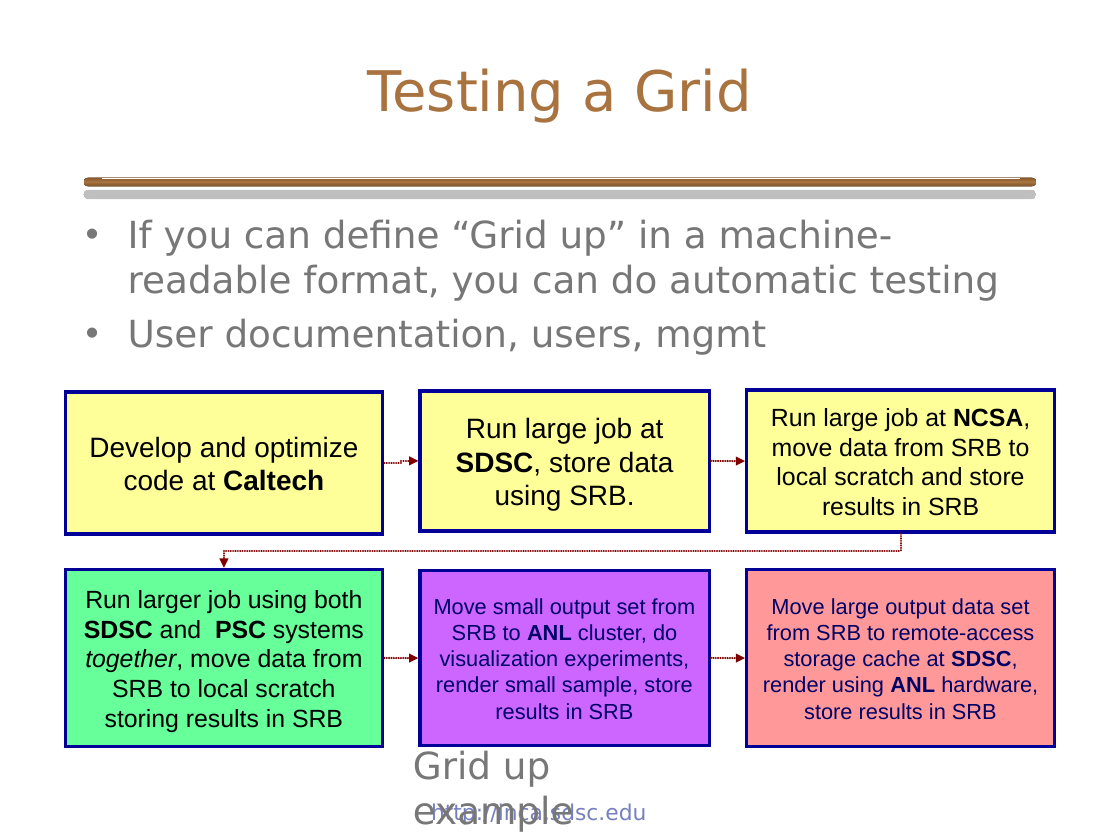
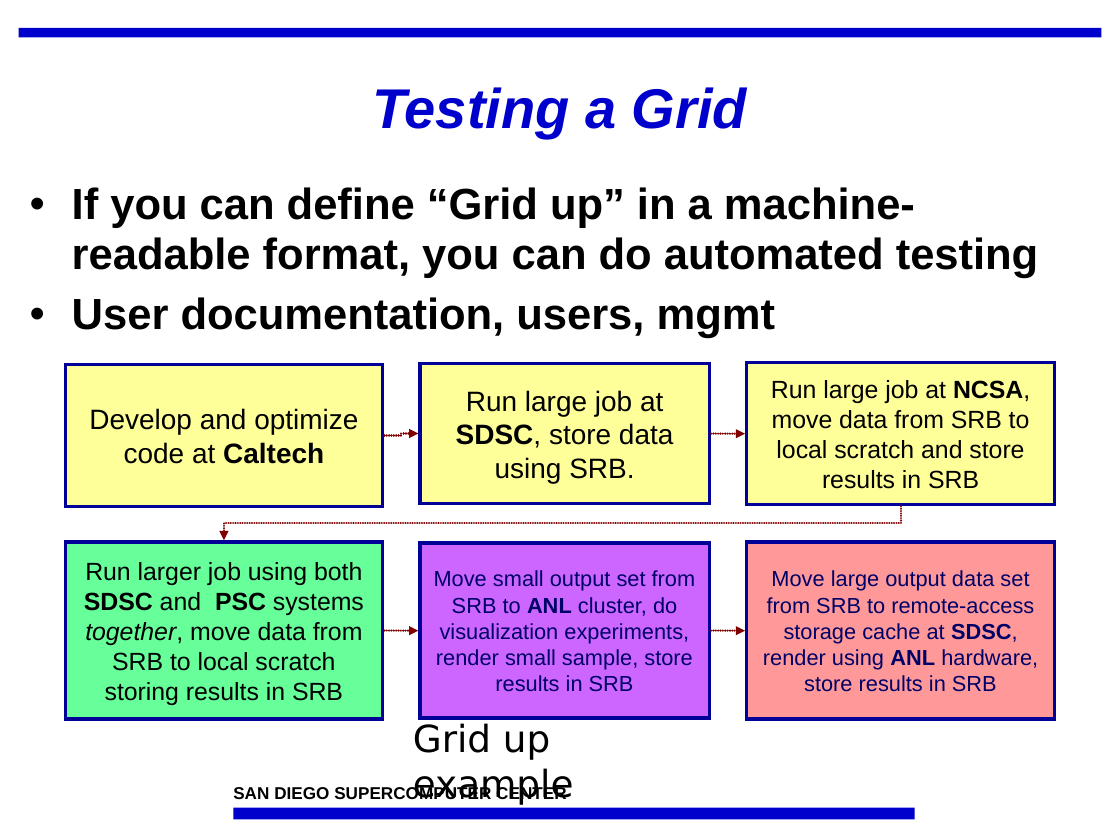
Before and after one commit to IncaProject/inca-xsede, a slide deck: slide 4 of talks/inca_sc05.ppt (slide 3 before the commit). Drawn at 1120x840 pixels with LibreOffice and Linux fonts; fonts in the diff are those of the drawing; background and template pictures are left out. Boxes give left, top, right and bottom in pixels: in the first picture for what was removed or moved away, otherwise in the second. Text is boxed around its words. In the diff, an @@ line names an element or a change of style, - is before the commit and + after.

```diff
--- a/talks/inca_sc05.ppt
+++ b/talks/inca_sc05.ppt
@@ rectangle added at bbox=[19, 28, 1102, 37], fill #0000CC @@
@@ title "Testing a Grid": place and size @@
-title "Testing a Grid" at bbox=[368, 68, 751, 122]
+title "Testing a Grid" at bbox=[373, 87, 747, 138]
@@ title "Testing a Grid" at bbox=[373, 87, 747, 138]: font DejaVu Sans to Arial, text colour #A8733E to #0000CC, bold on, italic on; line spacing 1 to 0.9 @@
@@ text "If you can define “Grid ...": place and size @@
-text "If you can define “Grid ..." at bbox=[128, 219, 999, 355]
+text "If you can define “Grid ..." at bbox=[72, 187, 1039, 338]
@@ rounded rectangle removed at bbox=[84, 177, 1036, 186] @@
@@ rounded rectangle removed at bbox=[102, 178, 1020, 179] @@
@@ text at bbox=[72, 187, 1039, 278]: text changed; size 24 to 28 pt; font DejaVu Sans to Arial; text colour #777777 to #000000; bold on @@
-• If you can define “Grid up” in a machine-readable format, you can do automatic testing
+• If you can define “Grid up” in a machine-readable format, you can do automated testing
@@ text at bbox=[72, 297, 775, 338]: size 24 to 28 pt, font DejaVu Sans to Arial, text colour #777777 to #000000, bold on in "User documentation, users, mgmt"; line spacing 1 to 0.95; more space between paragraphs; bullet colour #777777 to #000000 @@
@@ 2 elbow arrows, 1 text, 1 arrow: place and size @@
-2 elbow arrows, 1 text, 1 arrow at bbox=[224, 461, 900, 832]
+2 elbow arrows, 1 text, 1 arrow at bbox=[224, 433, 900, 805]
@@ 6 rectangles, 2 arrows: place and size @@
-6 rectangles, 2 arrows at bbox=[65, 390, 1055, 746]
+6 rectangles, 2 arrows at bbox=[65, 363, 1055, 719]
@@ text "Grid up example" at bbox=[413, 723, 574, 805]: text colour #777777 to #000000 @@
@@ rectangle added at bbox=[233, 808, 914, 820], fill #0000CC @@
@@ text added at bbox=[233, 785, 566, 803], 11 pt, text #000000, bold @@
+SAN DIEGO SUPERCOMPUTER CENTER
@@ text removed at bbox=[431, 803, 646, 826] @@
-http://inca.sdsc.edu
```
Also in this commit, not shown: 23 other slides changed, 11 slides added, 3 slides removed.
